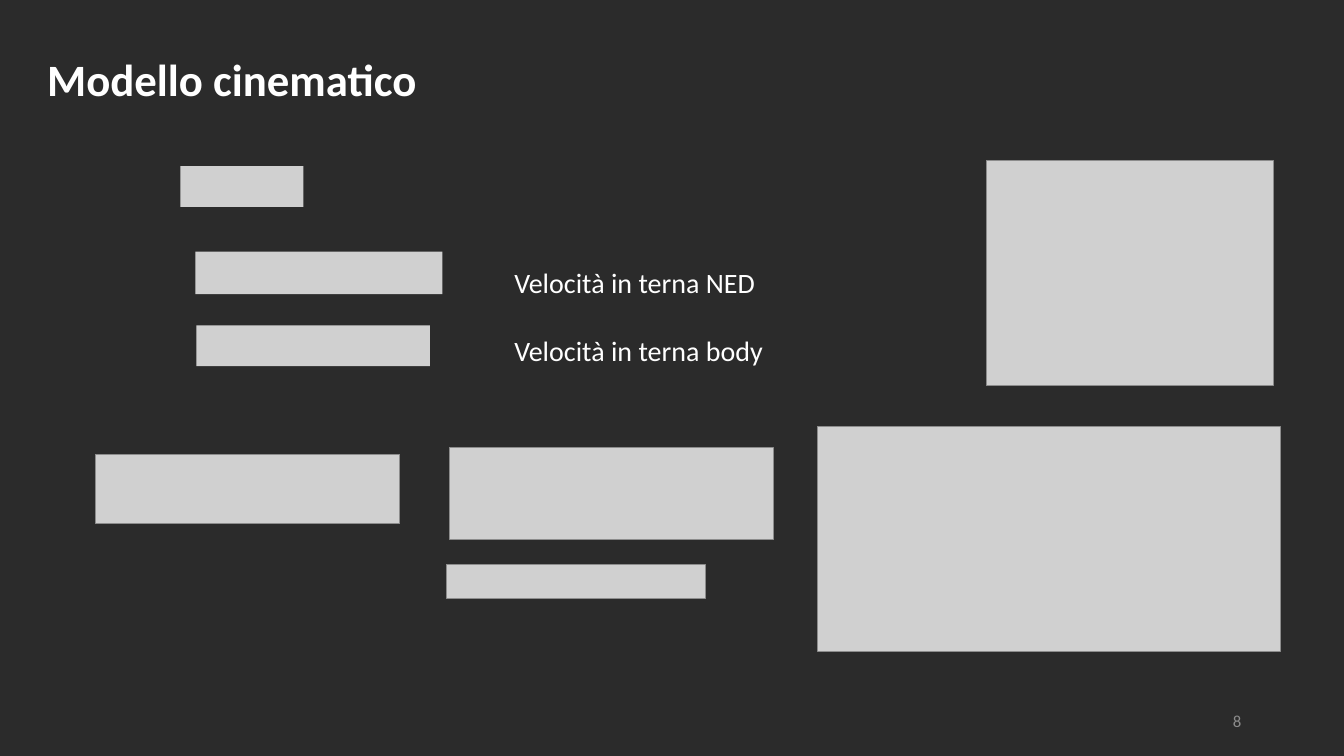
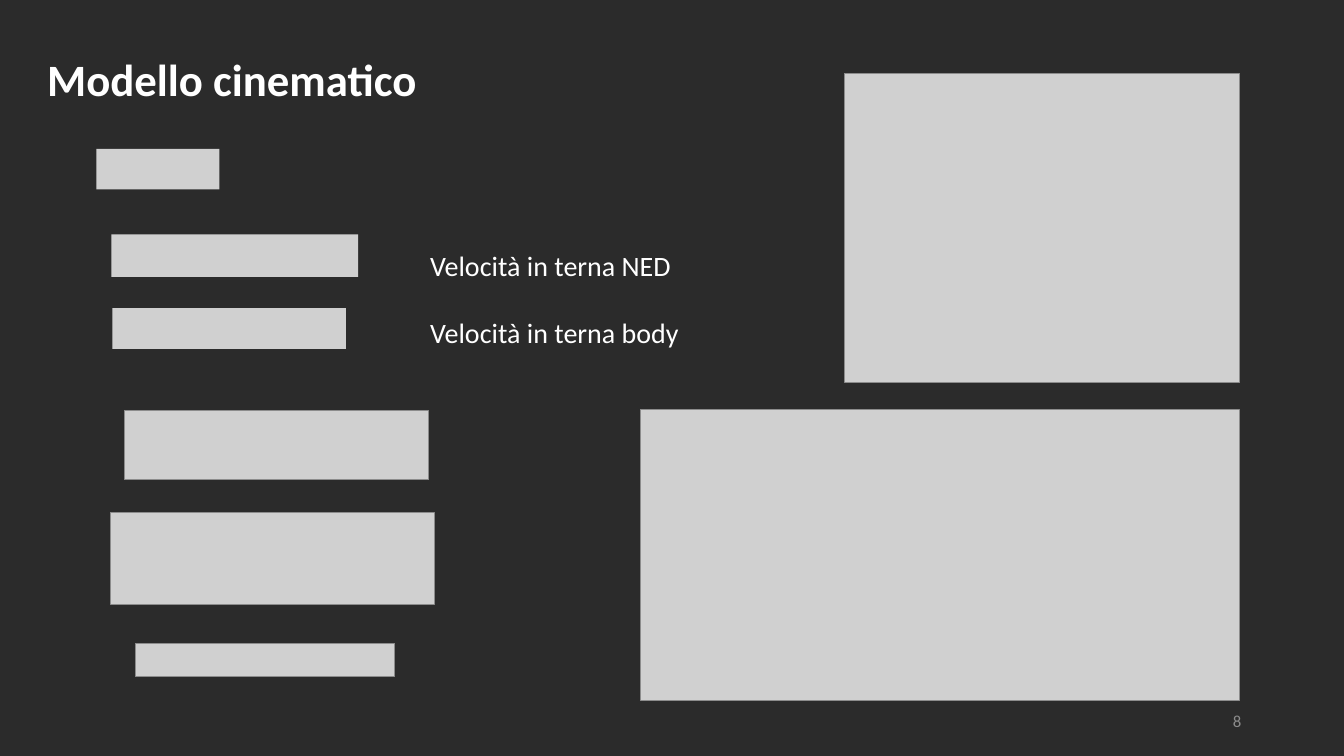
Before and after one commit to polifab/Subacquei_modello, a slide deck: slide 8 of presentazione.pptx. Drawn at 1344x756 pixels with LibreOffice and Linux fonts; fonts in the diff are those of the drawing; grey boxes stand for pictures; background and template pictures are left out; a plain dark background stands for a picture behind light text. Boxes give left, top, right and bottom in pixels: in the first picture for what was removed or moved away, otherwise in the second. Text is boxed around its words. In the diff, an @@ line names an element or a change of style, - is before the commit and + after.

```diff
--- a/presentazione.pptx
+++ b/presentazione.pptx
@@ picture: place and size @@
-picture at (987,160,1273,385)
+picture at (845,74,1239,383)
@@ picture added at (97,149,220,190) @@
@@ picture removed at (180,166,303,207) @@
@@ 2 pictures, 1 text: place and size @@
-2 pictures, 1 text at (196,252,763,366)
+2 pictures, 1 text at (111,235,679,349)
@@ picture: place and size @@
-picture at (96,455,400,524)
+picture at (125,410,430,480)
@@ picture: place and size @@
-picture at (818,426,1280,651)
+picture at (641,410,1240,702)
@@ picture: place and size @@
-picture at (450,448,773,539)
+picture at (111,513,435,605)
@@ picture: place and size @@
-picture at (447,565,706,598)
+picture at (135,643,394,677)
```
Also in this commit, not shown: 7 other slides changed, 7 slides added, 1 slide removed, 9 other files.
